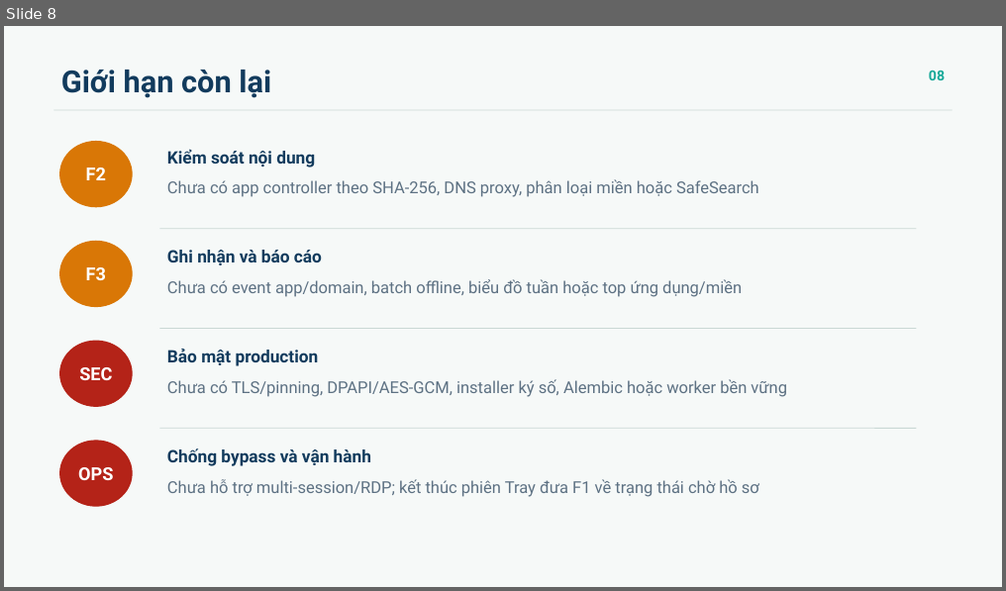
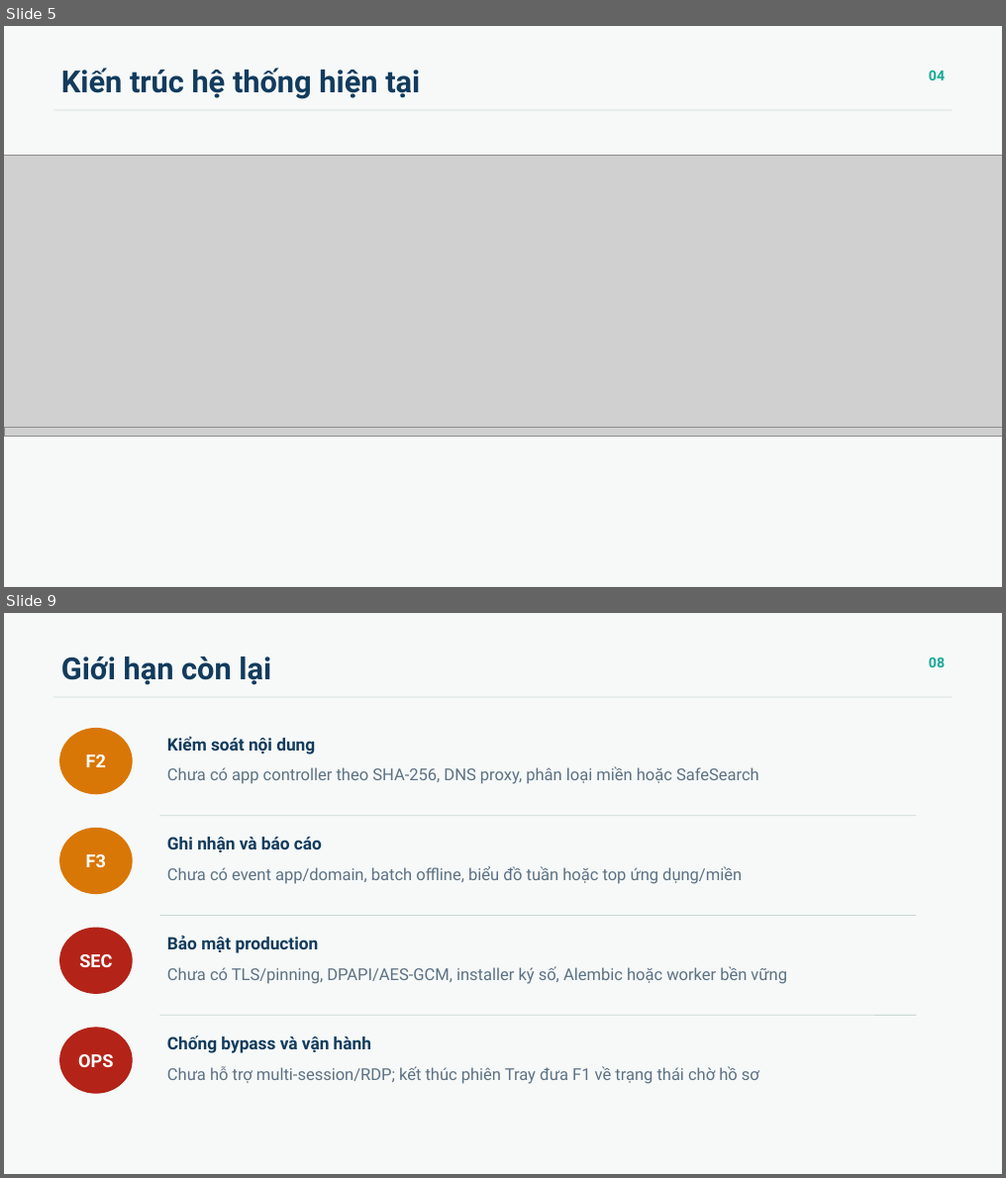
Before and after one commit to 23120357/openguard-kids-project, a slide deck: output/presentation/OpenGuardKids_Tuan1_den_Tuan2.pptx. Shown one above the other, each under a label of ours: slide 8 before the commit, slides 5 and 9 after it; the slides between them are not shown. The pictures are 1006x591 and 1006x1178 pixels, drawn with LibreOffice and Linux fonts; fonts in the diff are those of the drawing; grey boxes stand for pictures. Boxes give left, top, right and bottom in pixels: in the first picture for what was removed or moved away, otherwise in the second. Text is boxed around its words. In the diff, an @@ line names an element or a change of style, - is before the commit and + after.

```diff
--- a/output/presentation/OpenGuardKids_Tuan1_den_Tuan2.pptx
+++ b/output/presentation/OpenGuardKids_Tuan1_den_Tuan2.pptx
@@ slide 5 added at [4,26,1002,587], background #F6F9F8 @@
@@ text added at [61,68,420,99], 29.2 pt, text #123B5D, bold @@
+Kiến trúc hệ thống hiện tại
@@ text added at [929,70,944,80], 13.5 pt, text #18A999, bold @@
+04
@@ line added from (54, 110) to (952, 110), #C9D8D4 0.75 pt @@
@@ picture added at [4,165,1002,436] @@
@@ picture added at [4,156,1002,427] @@
@@ what was slide 8 is now slide 9 @@
```
Also in this commit, not shown: 8 slides changed, 4 other slides added, 21 other files.
